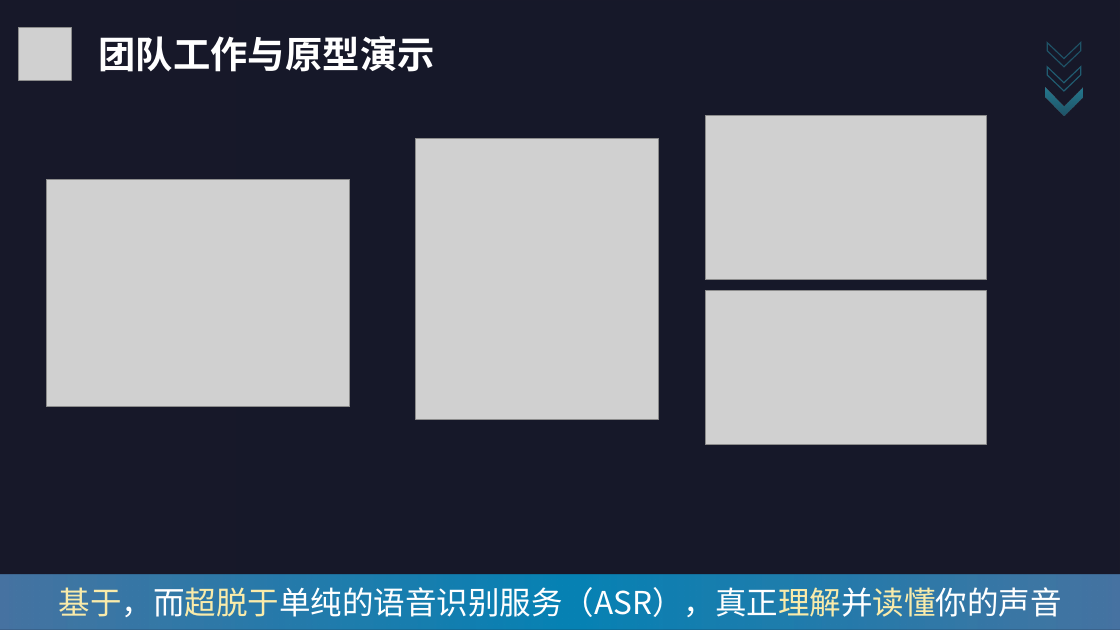
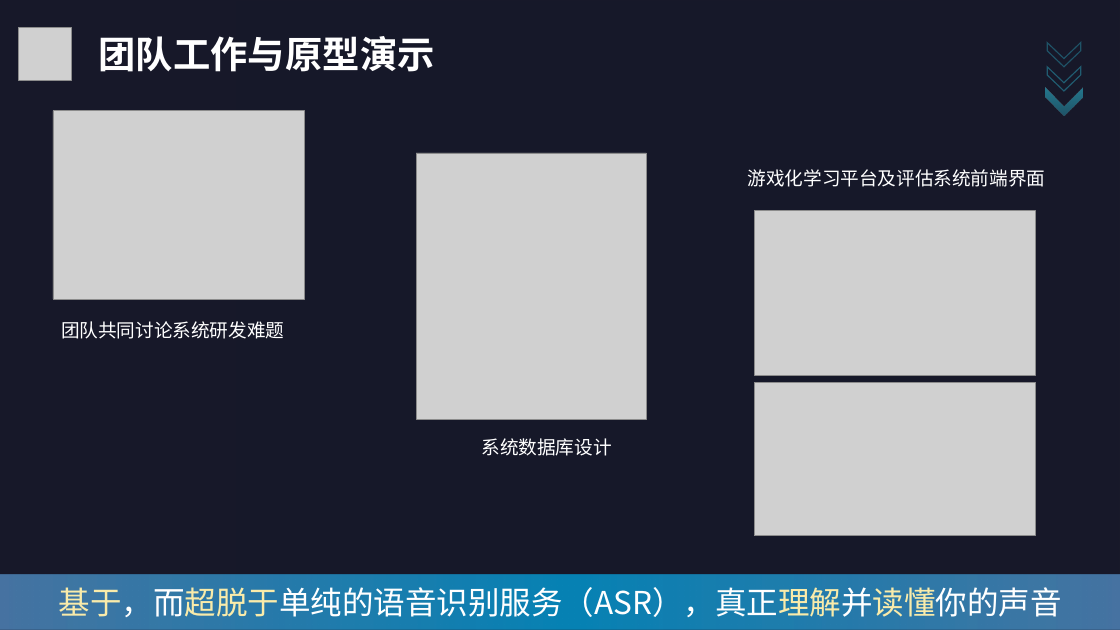
Before and after one commit to C32-SoundTech/SoundTech, a slide deck: slide 5 of 作品提交材料/S5.团队完成过程/团队完成过程.pptx. Drawn at 1120x630 pixels with LibreOffice and Linux fonts; fonts in the diff are those of the drawing; grey boxes stand for pictures; background and template pictures are left out; a plain dark background stands for a picture behind light text. Boxes give left, top, right and bottom in pixels: in the first picture for what was removed or moved away, otherwise in the second. Text is boxed around its words. In the diff, an @@ line names an element or a change of style, - is before the commit and + after.

Commit message:
docs: 更新S5.团队完成过程演示文稿，加入原型演示部分的内容与图片

```diff
--- a/作品提交材料/S5.团队完成过程/团队完成过程.pptx
+++ b/作品提交材料/S5.团队完成过程/团队完成过程.pptx
@@ picture: place and size @@
-picture at <box>47,179,350,407</box>
+picture at <box>53,111,304,299</box>
@@ picture: place and size @@
-picture at <box>416,139,660,419</box>
+picture at <box>416,153,646,419</box>
@@ text added at <box>748,169,1046,187</box>, 16 pt, text #FFFFFF @@
+游戏化学习平台及评估系统前端界面
@@ picture: place and size @@
-picture at <box>706,115,987,280</box>
+picture at <box>755,211,1036,376</box>
@@ text added at <box>61,321,284,339</box>, 16 pt, text #FFFFFF @@
+团队共同讨论系统研发难题
@@ picture: place and size @@
-picture at <box>706,291,987,444</box>
+picture at <box>755,382,1036,536</box>
@@ text added at <box>481,438,611,456</box>, 16 pt, text #FFFFFF @@
+系统数据库设计
```
Also in this commit, not shown: 3 other slides changed.
